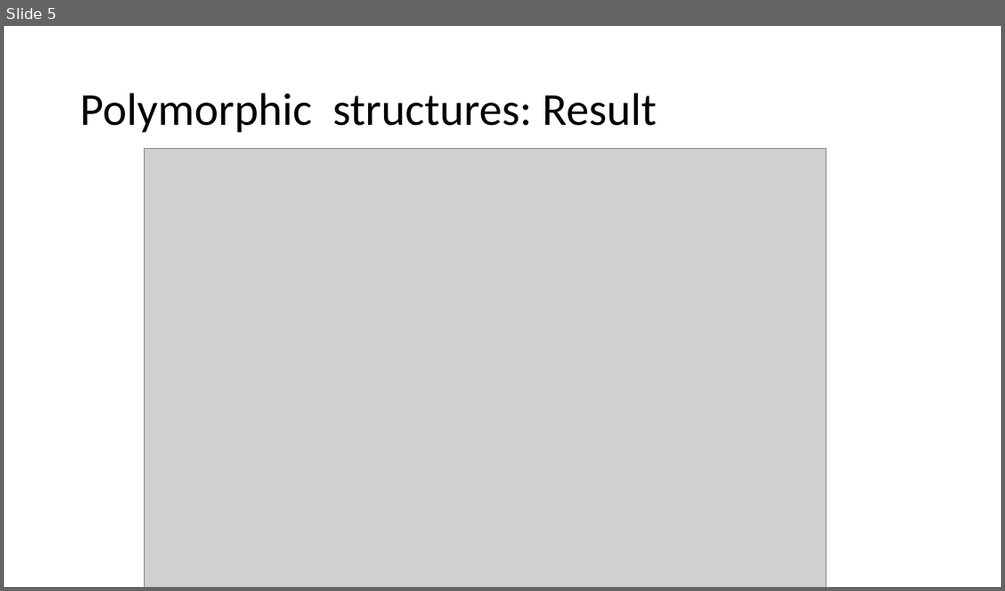
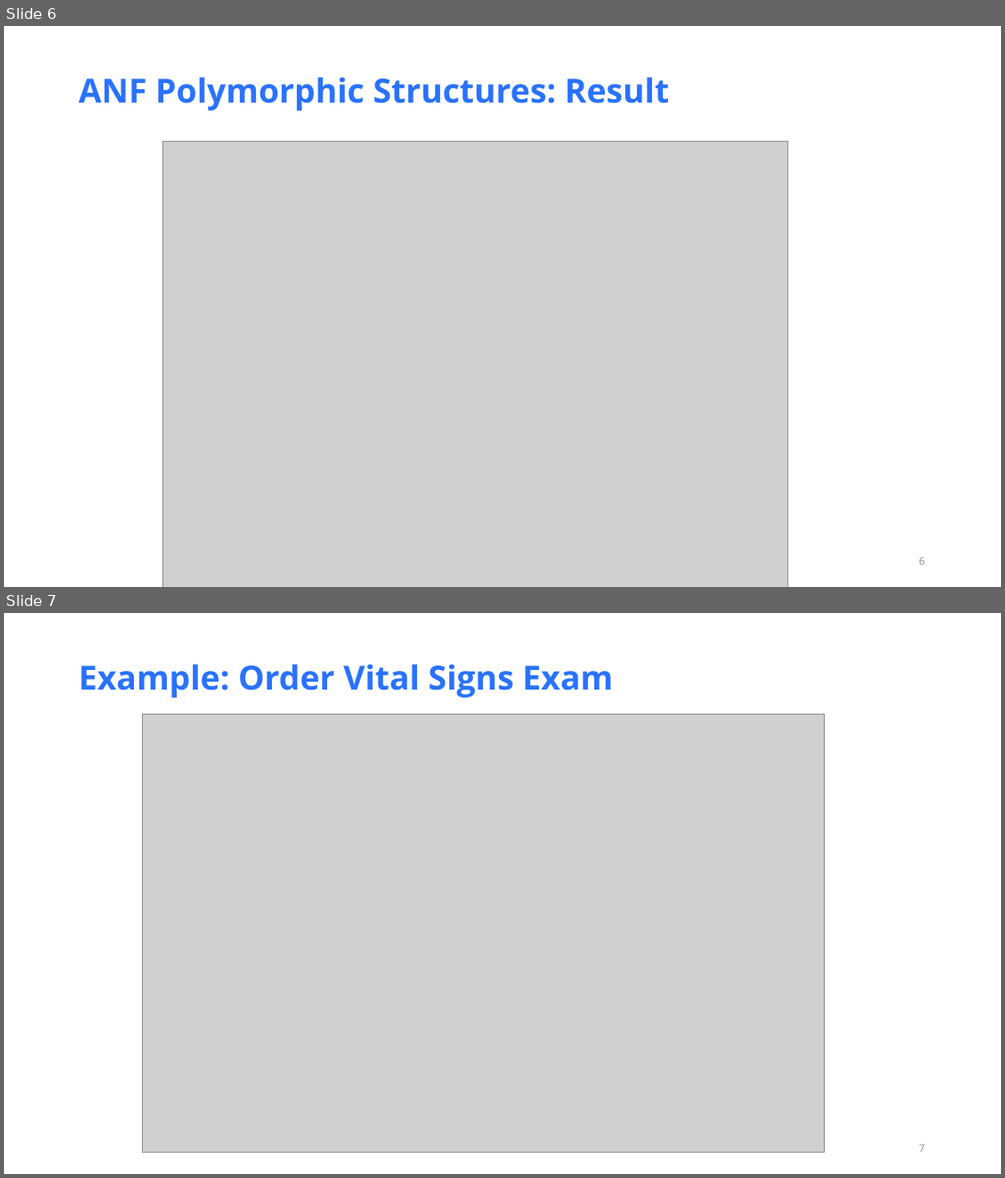
Before and after one commit to HL7/ANF, a slide deck: src/main/uml/doc/ANF Reference Model.pptx. Shown one above the other, each under a label of ours: slide 5 before the commit, slides 6 and 7 after it. The pictures are 1005x591 and 1005x1178 pixels, drawn with LibreOffice and Linux fonts; fonts in the diff are those of the drawing; grey boxes stand for pictures. Boxes give left, top, right and bottom in pixels: in the first picture for what was removed or moved away, otherwise in the second. Text is boxed around its words. In the diff, an @@ line names an element or a change of style, - is before the commit and + after.

```diff
--- a/src/main/uml/doc/ANF Reference Model.pptx
+++ b/src/main/uml/doc/ANF Reference Model.pptx
@@ slide 7 added at [4,613,1001,1174], background #FFFFFF @@
@@ title added at [79,664,613,698], 32 pt, text #2972FF, bold @@
+Example: Order Vital Signs Exam
@@ picture added at [143,714,825,1152] @@
@@ page number added at [919,1144,925,1151], 10 pt, text #8C8C8C @@
+7
@@ what was slide 5 is now slide 6 @@
@@ slide 6 changed as well @@
@@ title at [79,77,669,111]: text changed; size 44 to 32 pt; font Calibri to Open Sans; text colour #000000 to #2972FF; bold on @@
-Polymorphic structures: Result
+ANF Polymorphic Structures: Result
@@ picture: place and size @@
-picture at [145,149,826,587]
+picture at [162,141,788,587]
@@ page number added at [919,556,925,564], 10 pt, text #8C8C8C @@
+6
```
Also in this commit, not shown: 10 other slides changed, 1 other slide added, 2 other files.
